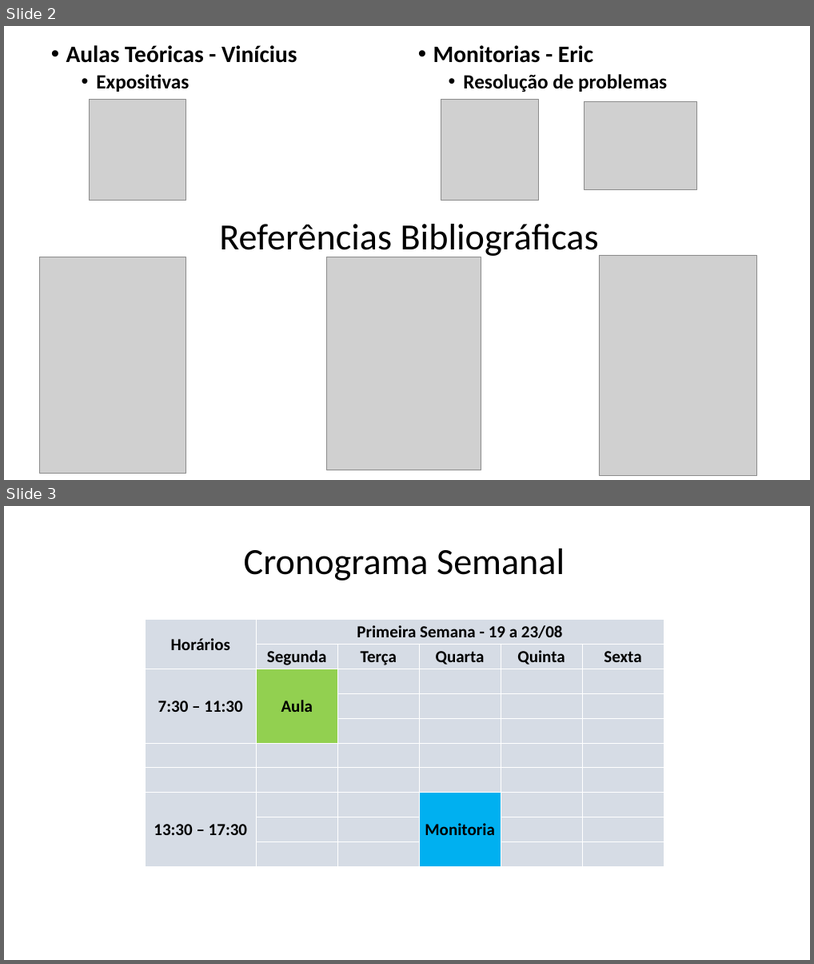
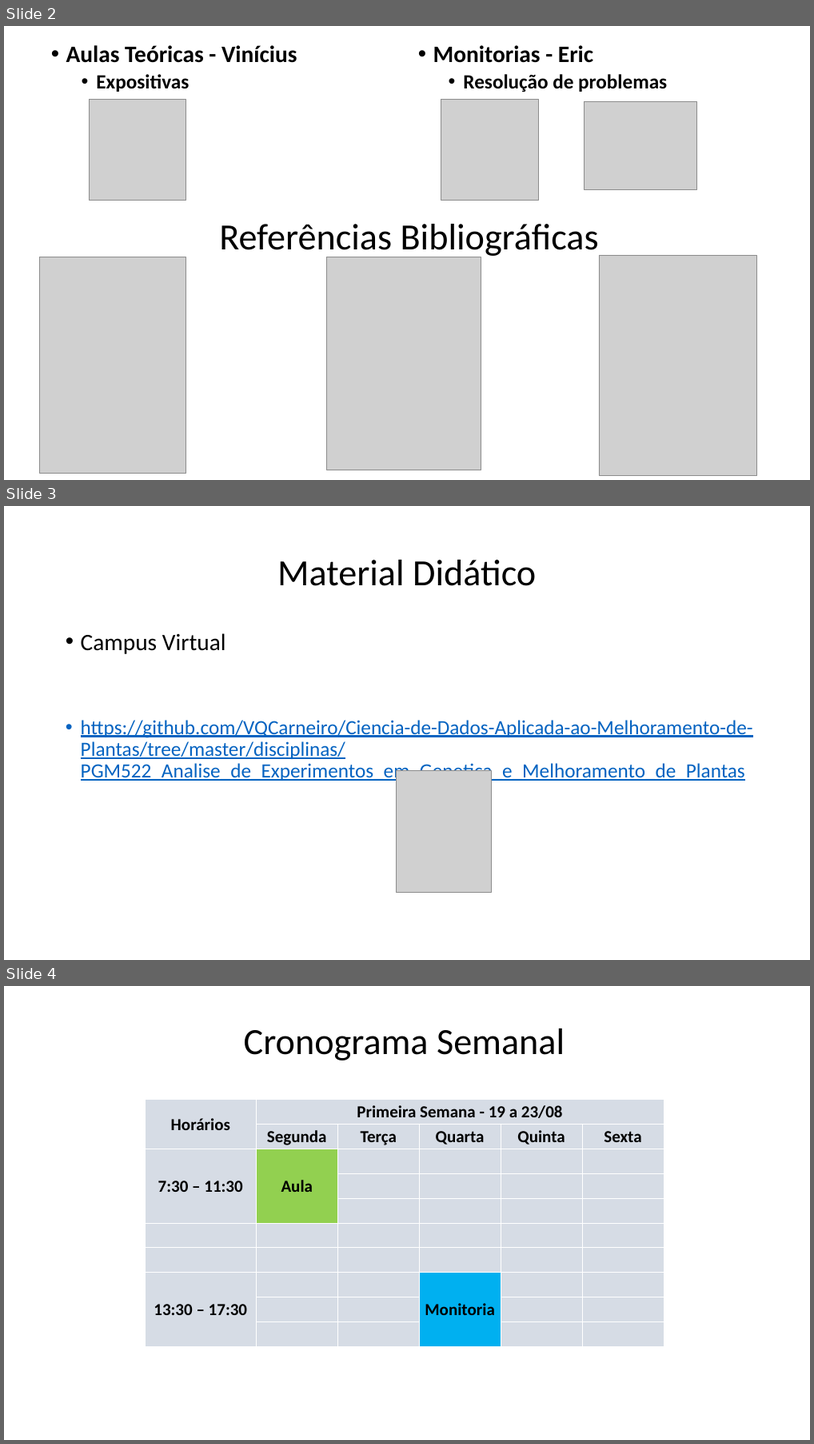
Before and after one commit to VQCarneiro/Ciencia-de-Dados-Aplicada-ao-Melhoramento-de-Plantas, a slide deck: disciplinas/PGM522_Analise_de_Experimentos_em_Genetica_e_Melhoramento_de_Plantas/normas_da_disciplina/Disciplina.pptx. Shown one above the other, each under a label of ours: slides 2 and 3 before the commit, slides 2, 3 and 4 after it. The pictures are 814x964 and 814x1444 pixels, drawn with LibreOffice and Linux fonts; fonts in the diff are those of the drawing; grey boxes stand for pictures. Boxes give left, top, right and bottom in pixels: in the first picture for what was removed or moved away, otherwise in the second. Text is boxed around its words. In the diff, an @@ line names an element or a change of style, - is before the commit and + after.

```diff
--- a/disciplinas/PGM522_Analise_de_Experimentos_em_Genetica_e_Melhoramento_de_Plantas/normas_da_disciplina/Disciplina.pptx
+++ b/disciplinas/PGM522_Analise_de_Experimentos_em_Genetica_e_Melhoramento_de_Plantas/normas_da_disciplina/Disciplina.pptx
@@ slide 3 added at [4,506,810,960], background #FFFFFF @@
@@ title added at [278,560,536,586], 44 pt, text #000000 @@
+Material Didático
@@ text added at [81,633,754,783], 24 pt, text #0563C1, underline @@
+• Campus Virtual
+• https://github.com/VQCarneiro/Ciencia-de-Dados-Aplicada-ao-Melhoramento-de-Plantas/tree/master/disciplinas/PGM522_Analise_de_Experimentos_em_Genetica_e_Melhoramento_de_Plantas
@@ picture added at [397,771,491,892] @@
@@ what was slide 3 is now slide 4 @@
```
Also in this commit, not shown: 53 other files.
